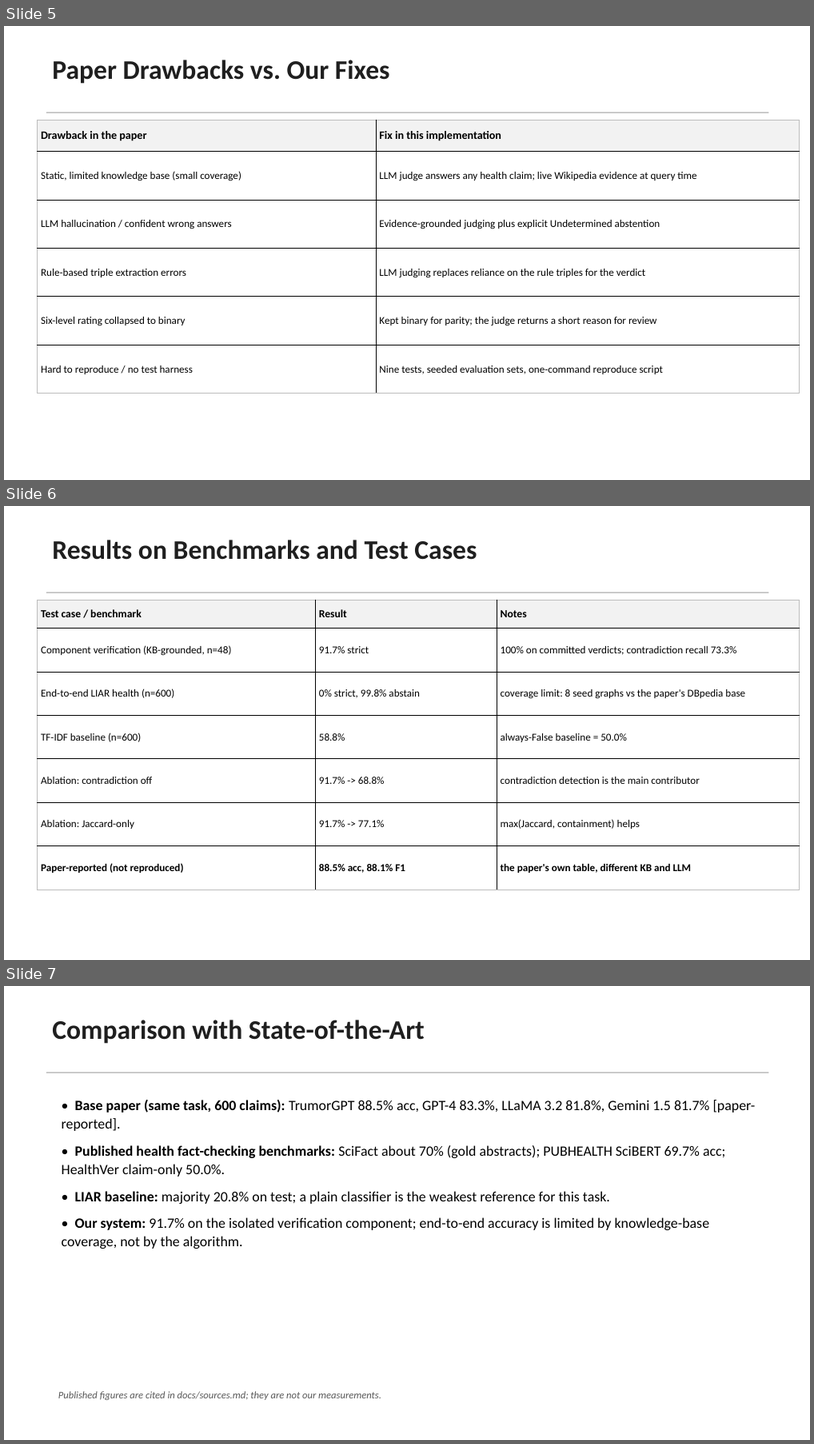
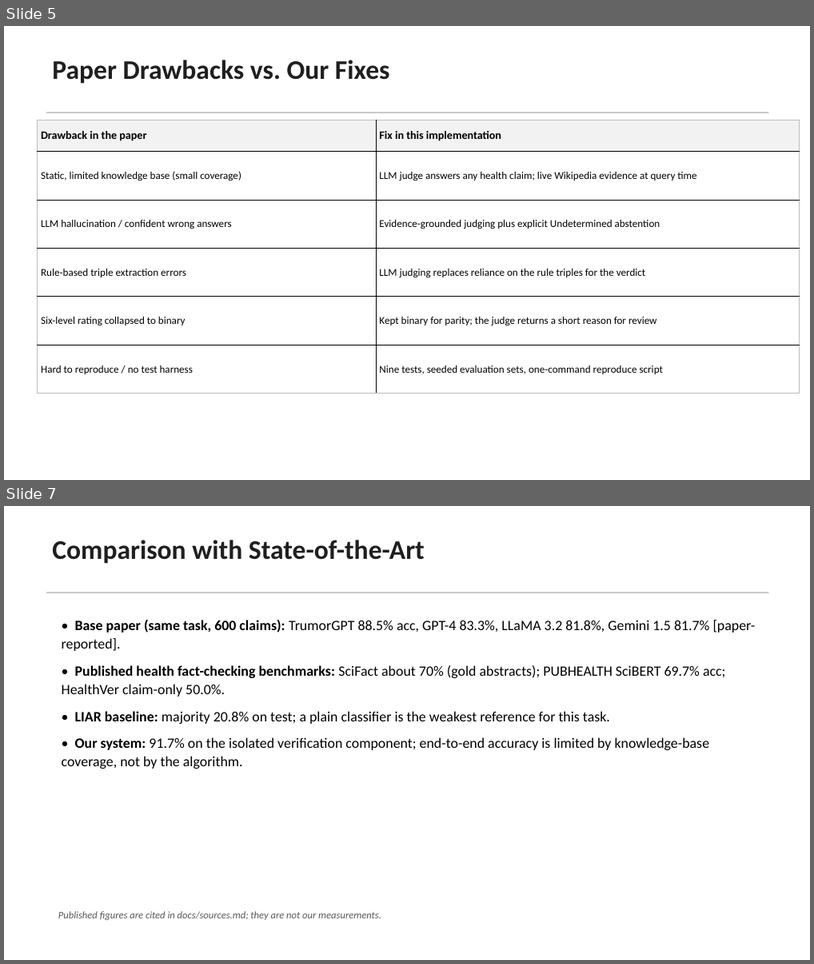
Before and after one commit to AkashNaickar/TrumorGPT, a slide deck: presentation/24005_179_review3.pptx. Shown one above the other, each under a label of ours: slides 5, 6 and 7 before the commit, slides 5 and 7 after it; the slides between them are not shown. The pictures are 814x1444 and 814x964 pixels, drawn with LibreOffice and Linux fonts; fonts in the diff are those of the drawing. Boxes give left, top, right and bottom in pixels: in the first picture for what was removed or moved away, otherwise in the second. Text is boxed around its words. In the diff, an @@ line names an element or a change of style, - is before the commit and + after.

```diff
--- a/presentation/24005_179_review3.pptx
+++ b/presentation/24005_179_review3.pptx
@@ slide 6 removed at bbox=[4, 506, 810, 960], background #FFFFFF @@
@@ text removed at bbox=[52, 540, 477, 560] @@
-Results on Benchmarks and Test Cases
@@ table removed at bbox=[38, 600, 799, 889], 7 rows, 3 columns @@
-Test case / benchmark | Result | Notes
-Component verification (KB-grounded, n=48) | 91.7% strict | 100% on committed verdicts; contradiction recall 73.3%
-End-to-end LIAR health (n=600) | 0% strict, 99.8% abstain | coverage limit: 8 seed graphs vs the paper's DBpedia base
-TF-IDF baseline (n=600) | 58.8% | always-False baseline = 50.0%
-Ablation: contradiction off | 91.7% -> 68.8% | contradiction detection is the main contributor
-Ablation: Jaccard-only | 91.7% -> 77.1% | max(Jaccard, containment) helps
-Paper-reported (not reproduced) | 88.5% acc, 88.1% F1 | the paper's own table, different KB and LLM
@@ rectangle removed at bbox=[46, 592, 770, 593] @@
```
Also in this commit, not shown: 1 slide added, 9 other files.
